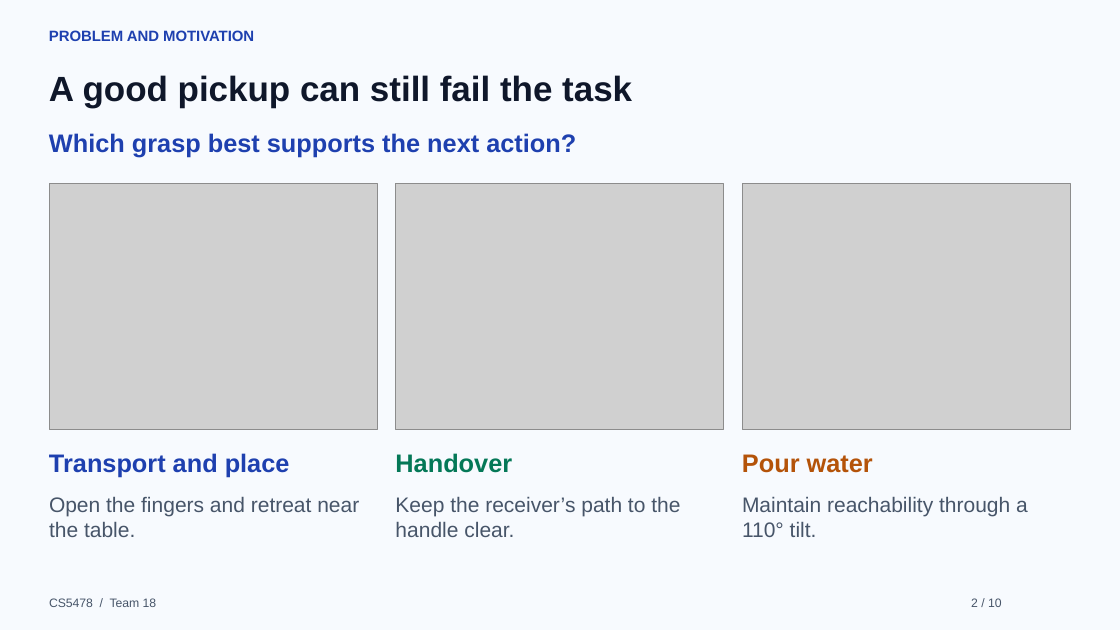
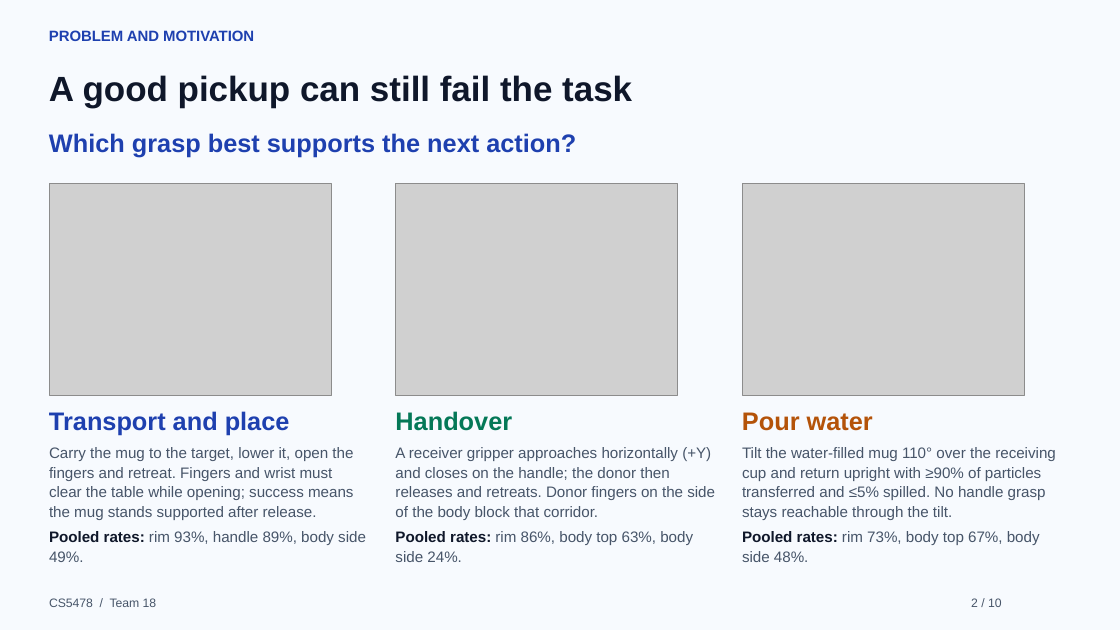
Before and after one commit to Xl440102/cs5478-task-aware-grasp-selection, a slide deck: slide 2 of presentation/CS5478_Task_Aware_Grasp_Selection_Presentation_v2.pptx. Drawn at 1120x630 pixels with LibreOffice and Linux fonts; fonts in the diff are those of the drawing; grey boxes stand for pictures. Boxes give left, top, right and bottom in pixels: in the first picture for what was removed or moved away, otherwise in the second. Text is boxed around its words. In the diff, an @@ line names an element or a change of style, - is before the commit and + after.

```diff
--- a/presentation/CS5478_Task_Aware_Grasp_Selection_Presentation_v2.pptx
+++ b/presentation/CS5478_Task_Aware_Grasp_Selection_Presentation_v2.pptx
@@ picture: place and size @@
-picture at box(50, 184, 377, 430)
+picture at box(50, 184, 332, 396)
@@ picture: place and size @@
-picture at box(396, 184, 723, 430)
+picture at box(396, 184, 678, 396)
@@ picture: place and size @@
-picture at box(743, 184, 1070, 430)
+picture at box(743, 184, 1025, 396)
@@ 3 texts: place and size @@
-3 texts at box(49, 453, 873, 478)
+3 texts at box(49, 411, 873, 435)
@@ text at box(49, 447, 366, 562): text changed; size 18 to 13 pt @@
-Open the fingers and retreat near the table.
+Carry the mug to the target, lower it, open the fingers and retreat. Fingers and wrist must clear the table while opening; success means the mug stands supported after release.
+Pooled rates: rim 93%, handle 89%, body side 49%.
@@ text at box(395, 447, 715, 562): text changed; size 18 to 13 pt @@
-Keep the receiver’s path to the handle clear.
+A receiver gripper approaches horizontally (+Y) and closes on the handle; the donor then releases and retreats. Donor fingers on the side of the body block that corridor.
+Pooled rates: rim 86%, body top 63%, body side 24%.
@@ text at box(742, 447, 1056, 562): text changed; size 18 to 13 pt @@
-Maintain reachability through a 110° tilt.
+Tilt the water-filled mug 110° over the receiving cup and return upright with ≥90% of particles transferred and ≤5% spilled. No handle grasp stays reachable through the tilt.
+Pooled rates: rim 73%, body top 67%, body side 48%.
```
Also in this commit, not shown: 8 other slides changed, 1 other file.
